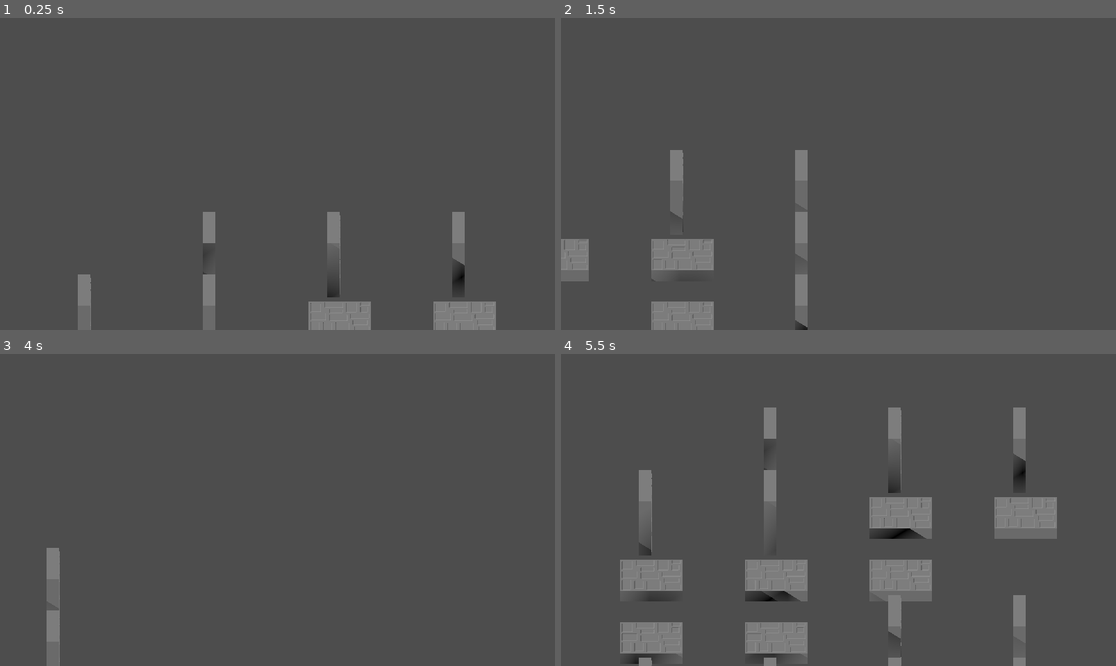
Above: before the commit, frames 1-4 (two rows, left to right).
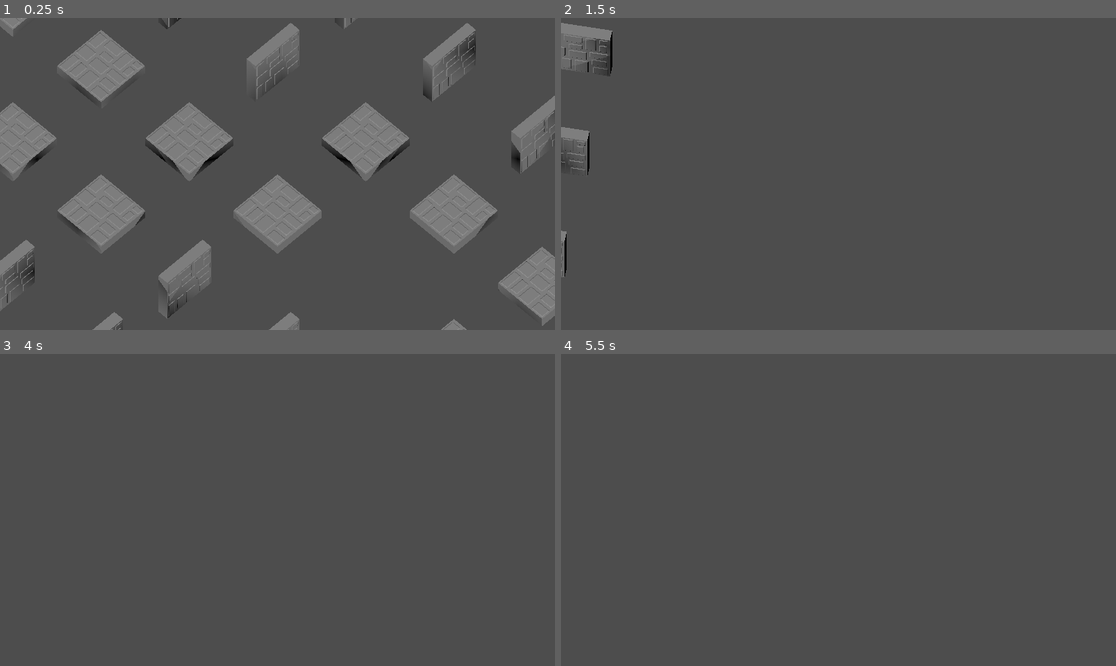
Above: after the commit, the same moments.

Repository: CapooCapo/camera-privot
Game: Godot game, scene res://tiledmap/camera.tscn
Same seed, same stepped clock (60 frames per second), same inputs: the game is played once before the commit and once after it.
Inputs (mouse positions are in pixels of both pictures, inside the frame that each line leads up to):
- Up to frame 1 (0.25 s): no input
- Up to frame 2 (1.5 s): tap Enter at 0.5 s; move the mouse to (960, 158) at 0.52 s; hold Right (ui_right) 0.53-1.28 s; hold E 0.53-1.28 s; click (960, 158) at 0.67 s; tap Q at 0.8, 1.35 s; move the mouse to (727, 189) at 1.27 s; hold Down (ui_down) from 1.28 s (still down); click (727, 189) at 1.42 s
- Up to frame 3 (4 s): tap R at 1.55 s; move the mouse to (333, 441) at 2.02 s; release Down (ui_down) at 2.03 s; hold Right (ui_right) 2.03-2.78 s; hold R 2.03-2.78 s; click (333, 441) at 2.17 s; tap F at 2.3, 2.85 s; tap Space at 2.75 s; move the mouse to (249, 572) at 2.77 s; hold Up (ui_up) 2.78-3.53 s; click (249, 572) at 2.92 s; tap E at 3.05 s; tap Enter at 3.5 s; move the mouse to (444, 556) at 3.52 s; hold Left (ui_left) from 3.53 s (still down); hold E from 3.53 s (still down); click (444, 556) at 3.67 s; tap Q at 3.8 s
- Up to frame 4 (5.5 s): move the mouse to (672, 463) at 4.27 s; release E at 4.28 s; tap Q at 4.35 s; click (672, 463) at 4.42 s; tap R at 4.55 s; move the mouse to (866, 510) at 5.02 s; release Left (ui_left) at 5.03 s; hold Down (ui_down) from 5.03 s (still down); hold R from 5.03 s (still down); click (866, 510) at 5.17 s; tap F at 5.3 s

The runs differ from the first frame. In frame 1, 22% of the frame differs, in the area x 0-100%, y 0-100%; in frame 2, 5.3%; in frame 3, 0.9%; in frame 4, 12%.

Commit message:
feat: Improve Camera Move

Diff:
--- a/CameraPivot.gd
+++ b/CameraPivot.gd
@@ -1,20 +1,104 @@
 extends Node3D
 
-const MOVE_SPEED = 10.0
-const ZOOM_SPEED = 1.5
+@export var move_speed := 10.0
+@export var zoom_speed := 1.5
+@export var rotate_speed := 90.0
+@export var pitch_speed := 60.0
+@export var mouse_rotate_sensitivity := 0.15
+
+@export_range(20.0, 85.0, 1.0) var min_pitch_degrees := 35.0
+@export_range(20.0, 85.0, 1.0) var max_pitch_degrees := 72.0
+@export_range(2.0, 40.0, 0.5) var camera_distance := 14.0
+@export_range(2.0, 30.0, 0.5) var min_zoom := 4.0
+@export_range(2.0, 30.0, 0.5) var max_zoom := 18.0
+
+@export var yaw_degrees := 45.0
+@export var pitch_degrees := 55.0
 
 @onready var camera = $Camera3D
 
+var is_rotating_with_mouse := false
+
+func _ready():
+	camera.current = true
+	camera.projection = Camera3D.PROJECTION_ORTHOGONAL
+	camera.size = clamp(camera.size, min_zoom, max_zoom)
+	_update_camera_transform()
+
 func _process(delta):
-	print("Tọa độ hiện tại: ", position)
 	var input_dir = Input.get_vector("ui_left", "ui_right", "ui_up", "ui_down")
-	var direction = (transform.basis * Vector3(input_dir.x, 0, input_dir.y)).normalized()
-	position += direction * MOVE_SPEED * delta
+	var key_dir := Vector2.ZERO
+
+	if Input.is_key_pressed(KEY_D):
+		key_dir.x += 1.0
+	if Input.is_key_pressed(KEY_A):
+		key_dir.x -= 1.0
+	if Input.is_key_pressed(KEY_S):
+		key_dir.y += 1.0
+	if Input.is_key_pressed(KEY_W):
+		key_dir.y -= 1.0
+
+	input_dir += key_dir
+	if input_dir.length() > 1.0:
+		input_dir = input_dir.normalized()
+
+	var yaw_basis = Basis(Vector3.UP, deg_to_rad(yaw_degrees))
+	var right = yaw_basis.x
+	var forward = -yaw_basis.z
+	var move_direction = (right * input_dir.x + forward * -input_dir.y).normalized()
+	position += move_direction * move_speed * delta
+
+	var yaw_input := 0
+	var pitch_input := 0
+
+	if Input.is_key_pressed(KEY_E):
+		yaw_input += 1
+	if Input.is_key_pressed(KEY_Q):
+		yaw_input -= 1
+	if Input.is_key_pressed(KEY_R):
+		pitch_input += 1
+	if Input.is_key_pressed(KEY_F):
+		pitch_input -= 1
+
+	if yaw_input != 0:
+		yaw_degrees += yaw_input * rotate_speed * delta
+	if pitch_input != 0:
+		pitch_degrees = clamp(
+			pitch_degrees + pitch_input * pitch_speed * delta,
+			min_pitch_degrees,
+			max_pitch_degrees
+		)
+
+	if yaw_input != 0 or pitch_input != 0:
+		_update_camera_transform()
 
 func _unhandled_input(event):
-	# Xử lý sự kiện cuộn chuột để Zoom (Với5Projection Orthogonal phải can thiệp thuộc tính 'size')
 	if event is InputEventMouseButton and event.pressed:
 		if event.button_index == MouseButton.MOUSE_BUTTON_WHEEL_UP:
-			camera.size = clamp(camera.size - ZOOM_SPEED, 2.0, 30.0)
+			camera.size = clamp(camera.size - zoom_speed, min_zoom, max_zoom)
 		elif event.button_index == MouseButton.MOUSE_BUTTON_WHEEL_DOWN:
-			camera.size = clamp(camera.size + ZOOM_SPEED, 2.0, 30.0)
+			camera.size = clamp(camera.size + zoom_speed, min_zoom, max_zoom)
+
+	if event is InputEventMouseButton and event.button_index == MouseButton.MOUSE_BUTTON_RIGHT:
+		is_rotating_with_mouse = event.pressed
+
+	if event is InputEventMouseMotion and is_rotating_with_mouse:
+		yaw_degrees -= event.relative.x * mouse_rotate_sensitivity
+		pitch_degrees = clamp(
+			pitch_degrees - event.relative.y * mouse_rotate_sensitivity,
+			min_pitch_degrees,
+			max_pitch_degrees
+		)
+		_update_camera_transform()
+
+func _update_camera_transform():
+	pitch_degrees = clamp(pitch_degrees, min_pitch_degrees, max_pitch_degrees)
+	rotation.y = deg_to_rad(yaw_degrees)
+
+	var pitch_radians = deg_to_rad(pitch_degrees)
+	camera.position = Vector3(
+		0.0,
+		sin(pitch_radians) * camera_distance,
+		cos(pitch_radians) * camera_distance
+	)
+	camera.look_at(global_position, Vector3.UP)
--- a/project.godot
+++ b/project.godot
@@ -14,6 +14,10 @@
 run/main_scene="uid://b5jsnnq6o5vn5"
 config/features=PackedStringArray("4.6", "Forward Plus")
 config/icon="res://icon.svg"
+
+[dotnet]
+
+project/assembly_name="New Game Project"
 
 [input]
 
